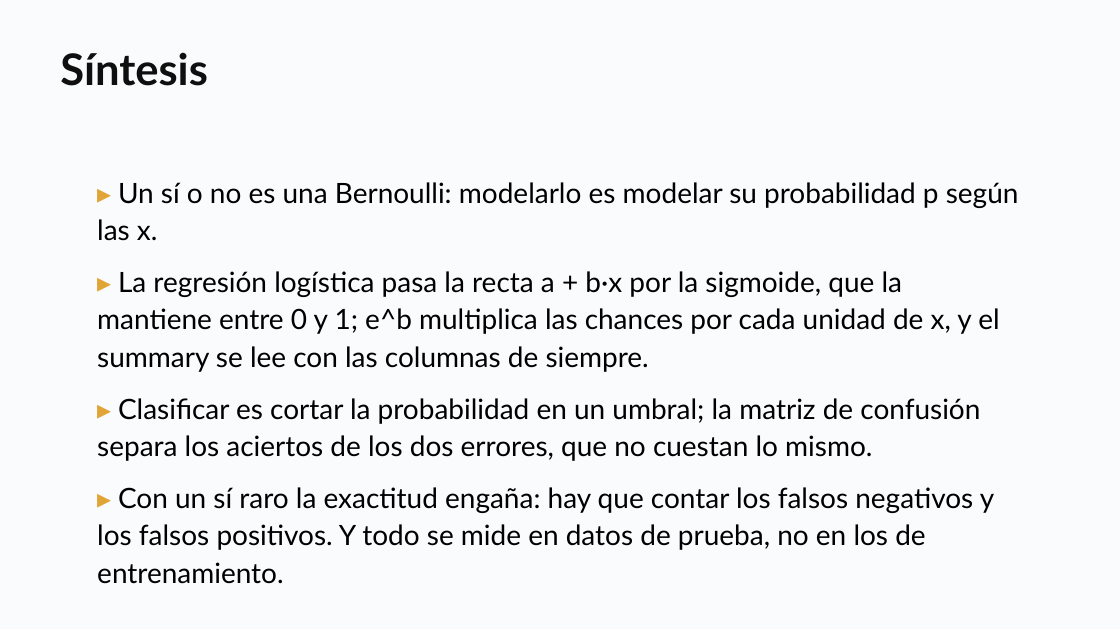
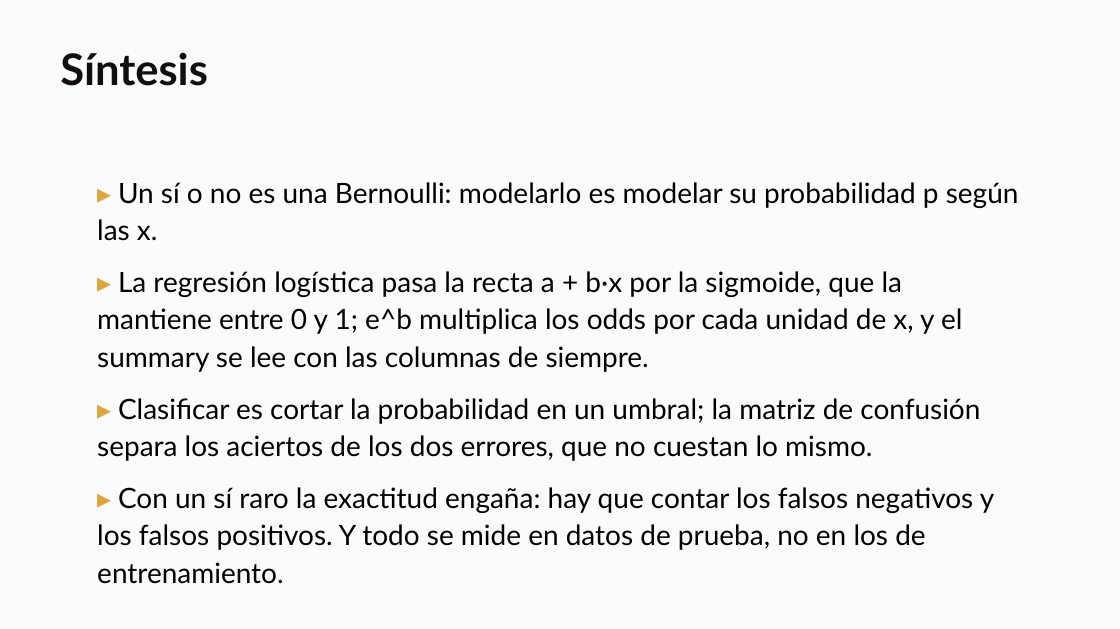
Before and after one commit to daniopitz/diplomado-cdd, a slide deck: slide 36 of presentaciones/clase06_regresion_logistica.pptx. Drawn at 1120x629 pixels with LibreOffice and Linux fonts; fonts in the diff are those of the drawing. Boxes give left, top, right and bottom in pixels: in the first picture for what was removed or moved away, otherwise in the second. Text is boxed around its words. In the diff, an @@ line names an element or a change of style, - is before the commit and + after.

```diff
--- a/presentaciones/clase06_regresion_logistica.pptx
+++ b/presentaciones/clase06_regresion_logistica.pptx
@@ text at box(97, 271, 962, 372): text changed @@
-▸ La regresión logística pasa la recta a + b·x por la sigmoide, que la mantiene entre 0 y 1; e^b multiplica las chances por cada unidad de x, y el summary se lee con las columnas de siempre.
+▸ La regresión logística pasa la recta a + b·x por la sigmoide, que la mantiene entre 0 y 1; e^b multiplica los odds por cada unidad de x, y el summary se lee con las columnas de siempre.
```
Also in this commit, not shown: 8 other slides changed, 5 other files.
